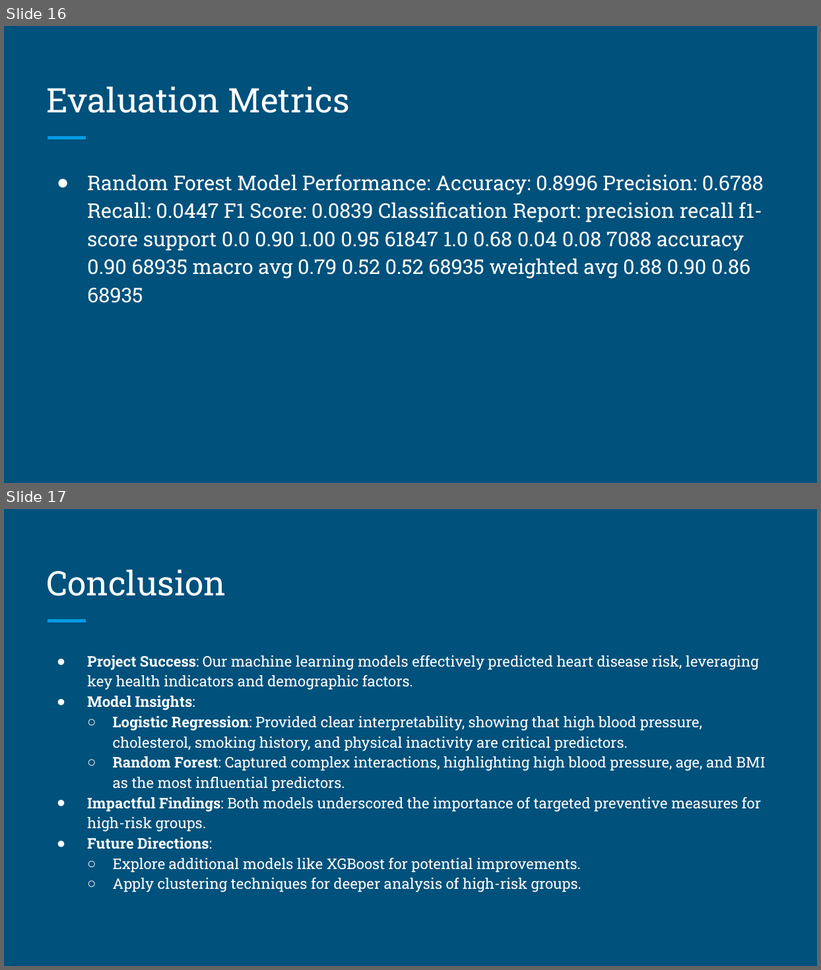
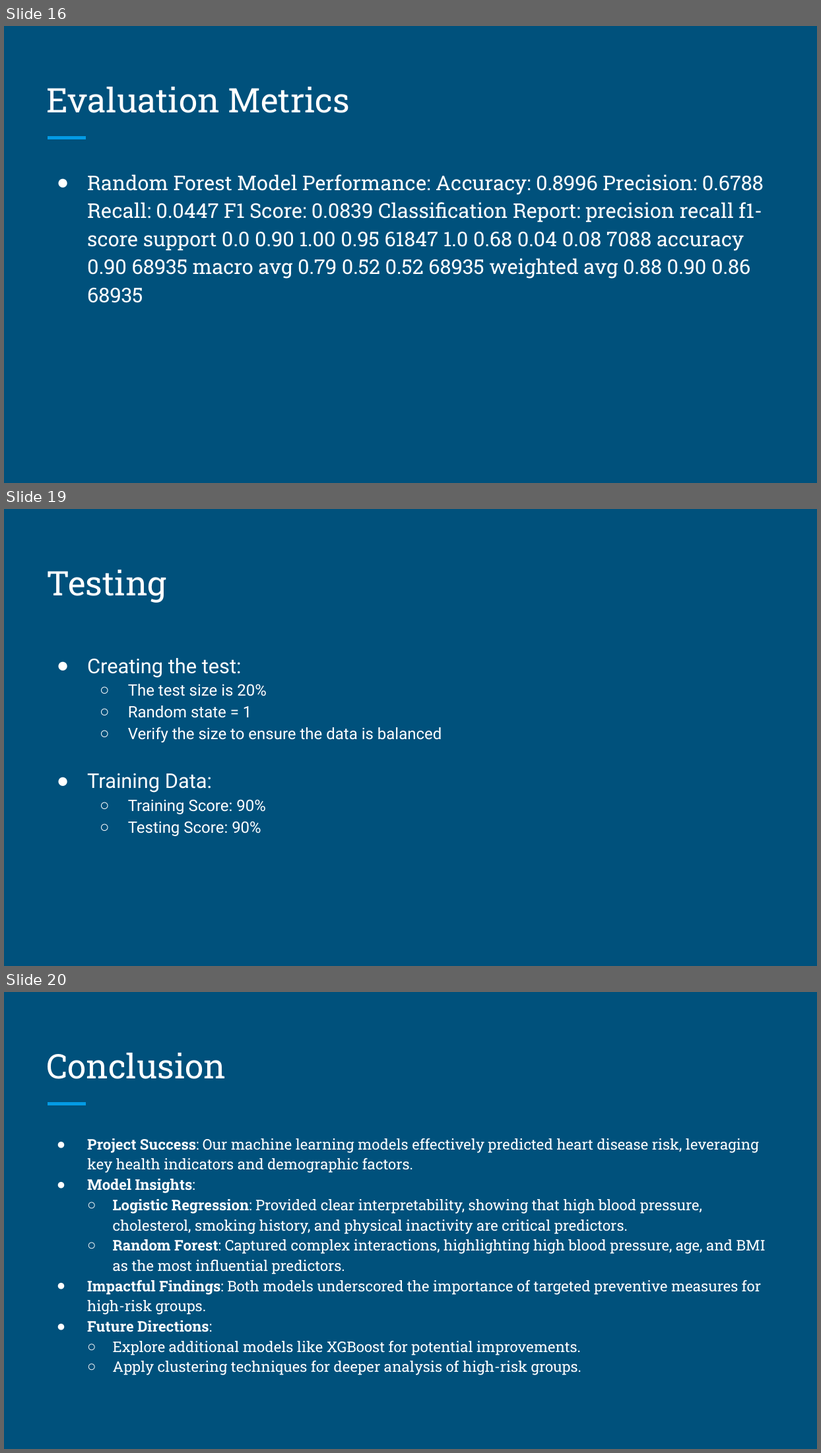
Before and after one commit to rich-willet/Project-4-Group-3, a slide deck: Power_point.pptx. Shown one above the other, each under a label of ours: slides 16 and 17 before the commit, slides 16, 19 and 20 after it; the slides between them are not shown. The pictures are 821x970 and 821x1453 pixels, drawn with LibreOffice and Linux fonts; fonts in the diff are those of the drawing. Boxes give left, top, right and bottom in pixels: in the first picture for what was removed or moved away, otherwise in the second. Text is boxed around its words. In the diff, an @@ line names an element or a change of style, - is before the commit and + after.

```diff
--- a/Power_point.pptx
+++ b/Power_point.pptx
@@ slide 19 added at [4,509,817,966], background #00517C @@
@@ title added at [47,570,167,603], 30 pt, text #FFFFFF @@
+Testing
@@ text added at [87,658,442,836], 14 pt, text #FFFFFF @@
+● Creating the test:
+  ○ The test size is 20%
+  ○ Random state = 1
+  ○ Verify the size to ensure the data is balanced
+● Training Data:
+  ○ Training Score: 90%
+  ○ Testing Score: 90%
@@ what was slide 17 is now slide 20 @@
```
Also in this commit, not shown: 2 other slides added, 2 other files.
